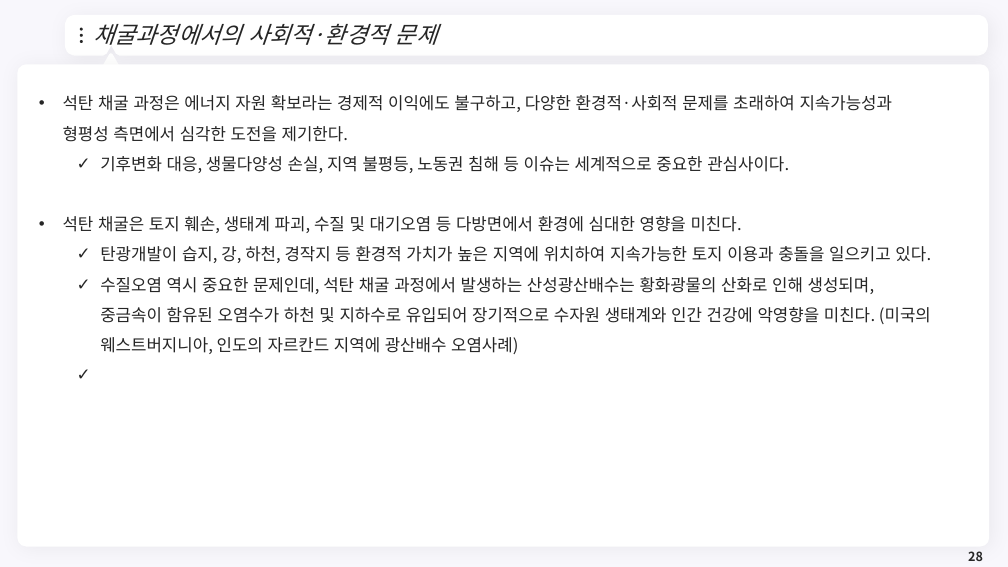
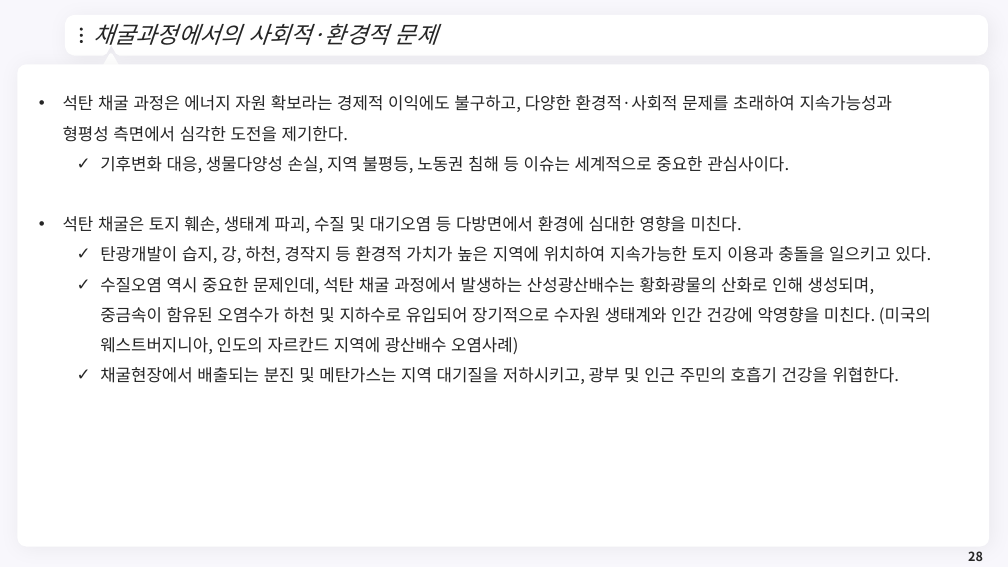
Before and after one commit to meandthey/Teaching, a slide deck: slide 28 of 에너지경제학/자원에너지경제학_Chapter_4 (석탄).pptx. Drawn at 1008x567 pixels with LibreOffice and Linux fonts; fonts in the diff are those of the drawing; background and template pictures are left out. Boxes give left, top, right and bottom in pixels: in the first picture for what was removed or moved away, otherwise in the second. Text is boxed around its words. In the diff, an @@ line names an element or a change of style, - is before the commit and + after.

```diff
--- a/에너지경제학/자원에너지경제학_Chapter_4 (석탄).pptx
+++ b/에너지경제학/자원에너지경제학_Chapter_4 (석탄).pptx
@@ text at bbox=[100, 367, 900, 384]: paragraph added @@
+  ✓ 채굴현장에서 배출되는 분진 및 메탄가스는 지역 대기질을 저하시키고, 광부 및 인근 주민의 호흡기 건강을 위협한다.
```
Also in this commit, not shown: 9 slides added, 1 other file.
